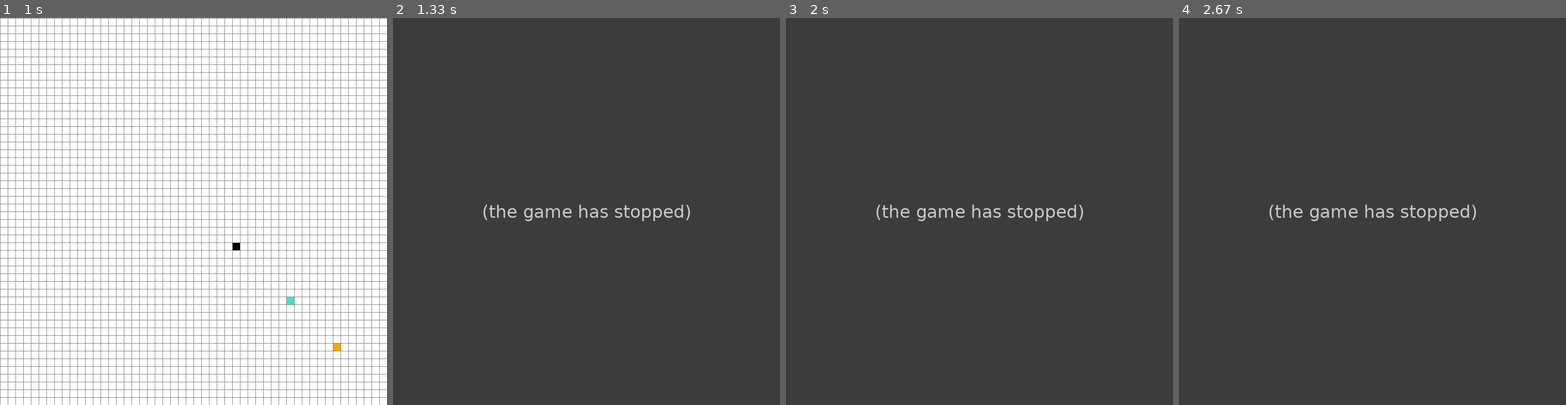
Above: before the commit, frames 1-4 (left to right).
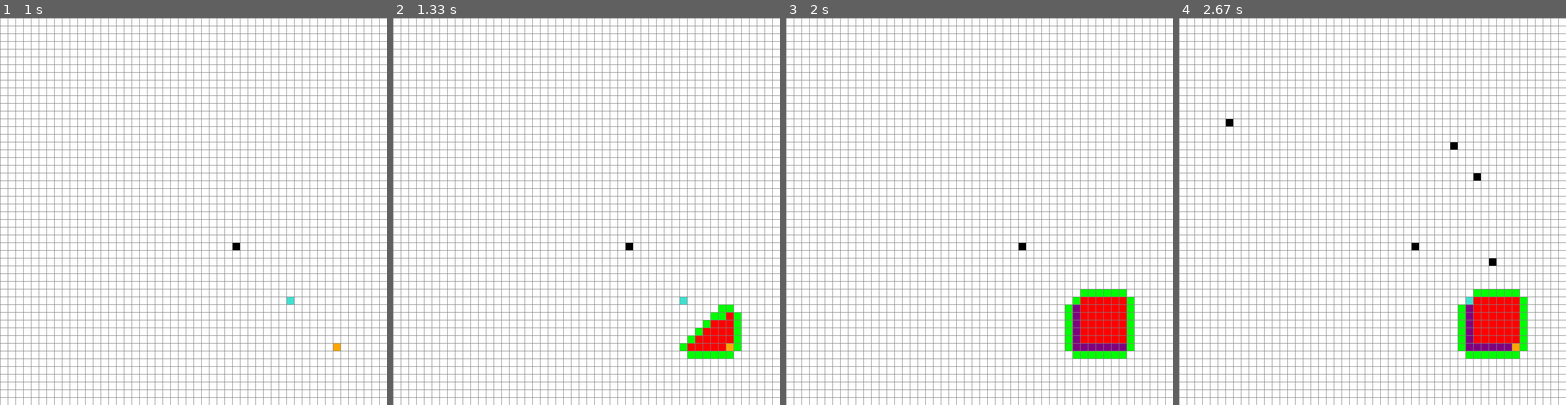
Above: after the commit, the same moments.

Repository: yashladd/A--path-finding-visualizer-pygame
Game: pygame game, started from main.py
Same seed, same stepped clock (60 frames per second), same inputs: the game is played once before the commit and once after it.
Inputs (mouse positions are in pixels of both pictures, inside the frame that each line leads up to):
- Up to frame 1 (1 s): tap C at 0.33 s; press the mouse at (336, 346) at 0.7 s; move the mouse to (286, 296) at 0.8 s; release the mouse at (239, 246) at 0.93 s
- Up to frame 2 (1.33 s): tap Space at 1 s
- Up to frame 3 (2 s): press the mouse at (1122, 346) at 1.87 s; move the mouse to (1099, 261) at 1.97 s
- Up to frame 4 (2.67 s): release the mouse at (1473, 176) at 2.1 s; click (1225, 126) at 2.22 s; click (1453, 141) at 2.55 s

Frame 1 is identical in both runs. In frame 2, 100% of the frame differs, in the area x 0-100%, y 0-100%; in frame 3, 100%; in frame 4, 100%.
Error before the commit: NameError: name 'grid' is not defined (main.py line 79); the game stopped at 1 s (later frames are placeholders)

Commit message:
Draw the path and clear screen

Diff:
--- a/main.py
+++ b/main.py
@@ -73,7 +73,7 @@
         pygame.draw.rect(
             win, self.color, (self.x, self.y, self.width, self.width))
 
-    def update_neighbors(self):
+    def update_neighbors(self, grid):
         self.neighbors = []
         # Down
         if self.row < self.total_rows - 1 and not grid[self.row + 1][self.col].is_barrier():
@@ -96,6 +96,13 @@
     return abs(x1-x2) + abs(y1-y2)
 
 
+def reconstruct_path(came_from, current, draw):
+    while current in came_from:
+        current = came_from[current]
+        current.make_path()
+        draw()
+
+
 def algorithm(draw, grid, start, end):
     count = 0
     open_set = PriorityQueue()
@@ -118,6 +125,9 @@
 
         if current == end:
             # Draw path
+            reconstruct_path(came_from, end, draw)
+            end.make_end()
+            start.make_start()
             return True
 
         for neighbor in current.neighbors:
@@ -193,16 +203,12 @@
     end = None
 
     run = True
-    started = False
 
     while run:
         draw(win, grid, ROWS, width)
         for event in pygame.event.get():
             if event.type == pygame.QUIT:
                 run = False
-
-            if started:
-                continue
 
             if pygame.mouse.get_pressed()[0]:
                 pos = pygame.mouse.get_pos()
@@ -227,13 +233,19 @@
                 elif spot == end:
                     end = None
             if event.type == pygame.KEYDOWN:
-                if event.key == pygame.K_SPACE and not started:
+                if event.key == pygame.K_SPACE and start and end:
                     for row in grid:
                         for spot in row:
-                            spot.update_neighbors()
+                            spot.update_neighbors(grid)
 
                     algorithm(lambda: draw(win, grid, ROWS, width),
                               grid, start, end)
+
+                if event.key == pygame.K_c:
+                    start = None
+                    end = None
+                    grid = make_grid(ROWS, width)
+
     pygame.quit()
 
 
